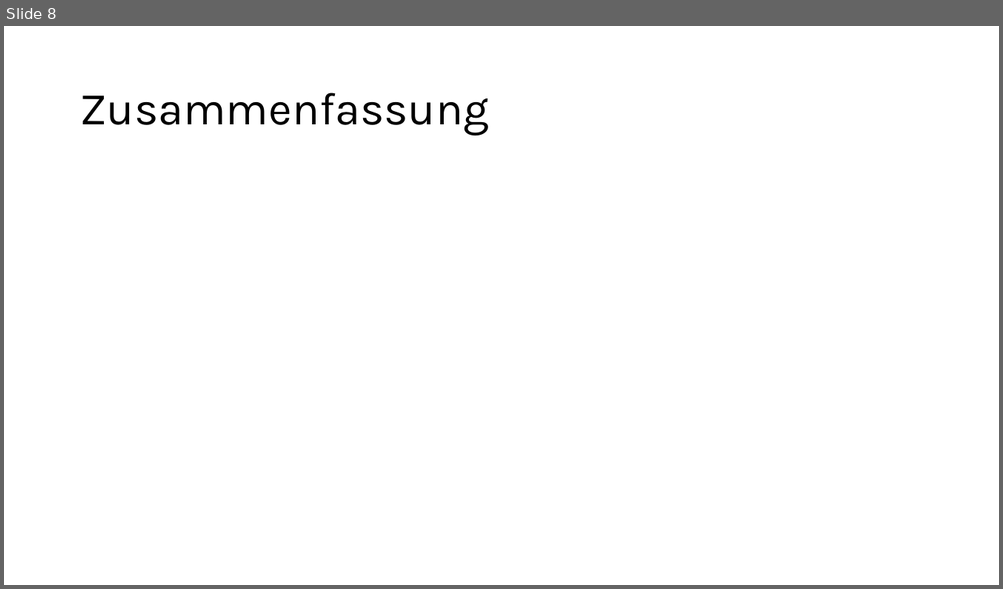
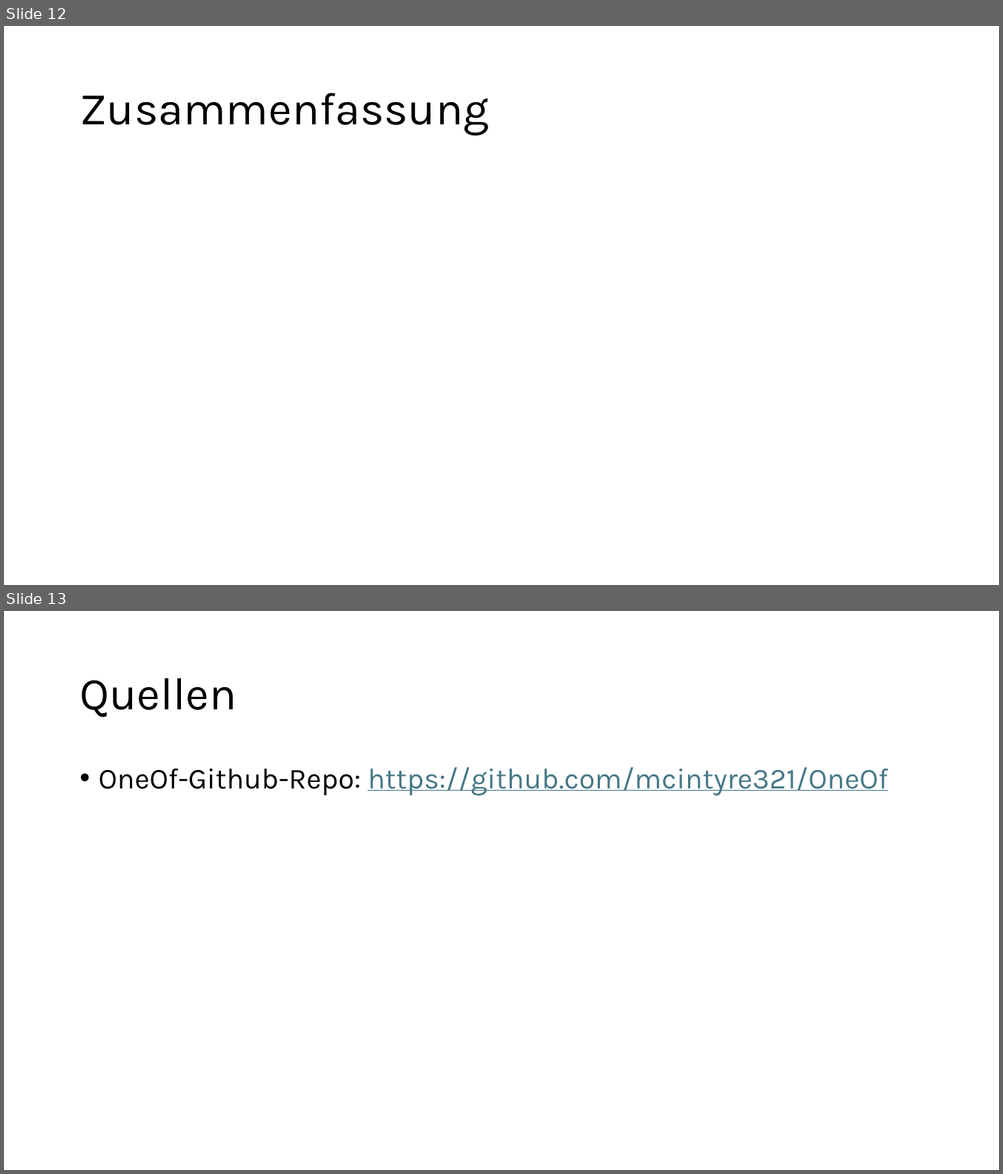
Before and after one commit to lukassteggers/OneOf, a slide deck: OneOf_Praesentation.pptx. Shown one above the other, each under a label of ours: slide 8 before the commit, slides 12 and 13 after it. The pictures are 1003x589 and 1003x1174 pixels, drawn with LibreOffice and Linux fonts; fonts in the diff are those of the drawing. Boxes give left, top, right and bottom in pixels: in the first picture for what was removed or moved away, otherwise in the second. Text is boxed around its words. In the diff, an @@ line names an element or a change of style, - is before the commit and + after.

```diff
--- a/OneOf_Praesentation.pptx
+++ b/OneOf_Praesentation.pptx
@@ slide 13 added at <box>4,611,999,1170</box>, background #FFFFFF @@
@@ title added at <box>79,678,236,718</box>, 44 pt, text #000000 @@
+Quellen
@@ text added at <box>99,767,888,796</box>, 28 pt, text #467886, underline @@
+• OneOf-Github-Repo: https://github.com/mcintyre321/OneOf
@@ what was slide 8 is now slide 12 @@
```
Also in this commit, not shown: 5 slides changed, 4 other slides added.
